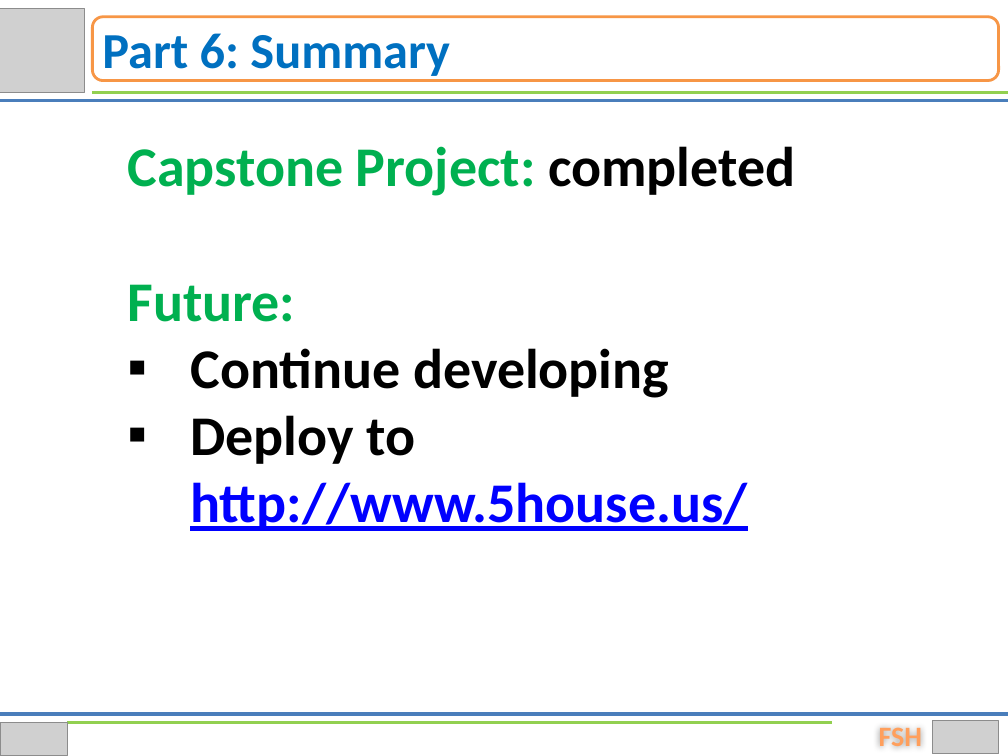
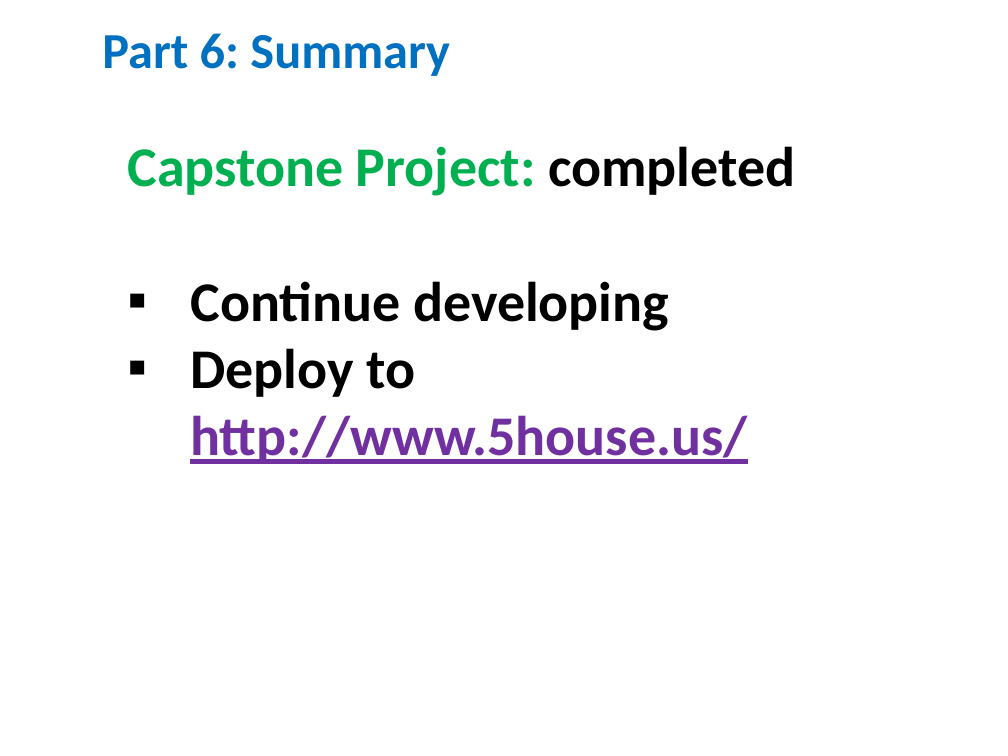
Before and after one commit to hungqcao/Rental-House-Finding, a slide deck: slide 35 of Document/Documentation/Final Document & Report/RHF_Presentation.pptx (slide 34 before the commit). Drawn at 1008x756 pixels with LibreOffice and Linux fonts; fonts in the diff are those of the drawing; grey boxes stand for pictures; background and template pictures are left out. Boxes give left, top, right and bottom in pixels: in the first picture for what was removed or moved away, otherwise in the second. Text is boxed around its words. In the diff, an @@ line names an element or a change of style, - is before the commit and + after.

```diff
--- a/Document/Documentation/Final Document & Report/RHF_Presentation.pptx
+++ b/Document/Documentation/Final Document & Report/RHF_Presentation.pptx
@@ picture removed at <box>0,8,85,93</box> @@
@@ rounded rectangle removed at <box>93,17,999,81</box> @@
@@ line removed from (0, 101) to (1008, 101) @@
@@ line removed from (93, 93) to (1008, 93) @@
@@ text at <box>127,284,295,322</box>: paragraph removed @@
-Future:
@@ text at <box>190,348,747,464</box>: text colour #0000FF to #7030A0 in "http://www.5house.us/" @@
@@ line removed from (0, 714) to (1008, 714) @@
@@ picture removed at <box>0,723,68,756</box> @@
@@ line removed from (68, 723) to (832, 723) @@
@@ text removed at <box>879,728,922,746</box> @@
-FSH
@@ picture removed at <box>932,721,999,754</box> @@
```
Also in this commit, not shown: 24 other slides changed, 12 slides added, 12 slides removed, 1 other file.
